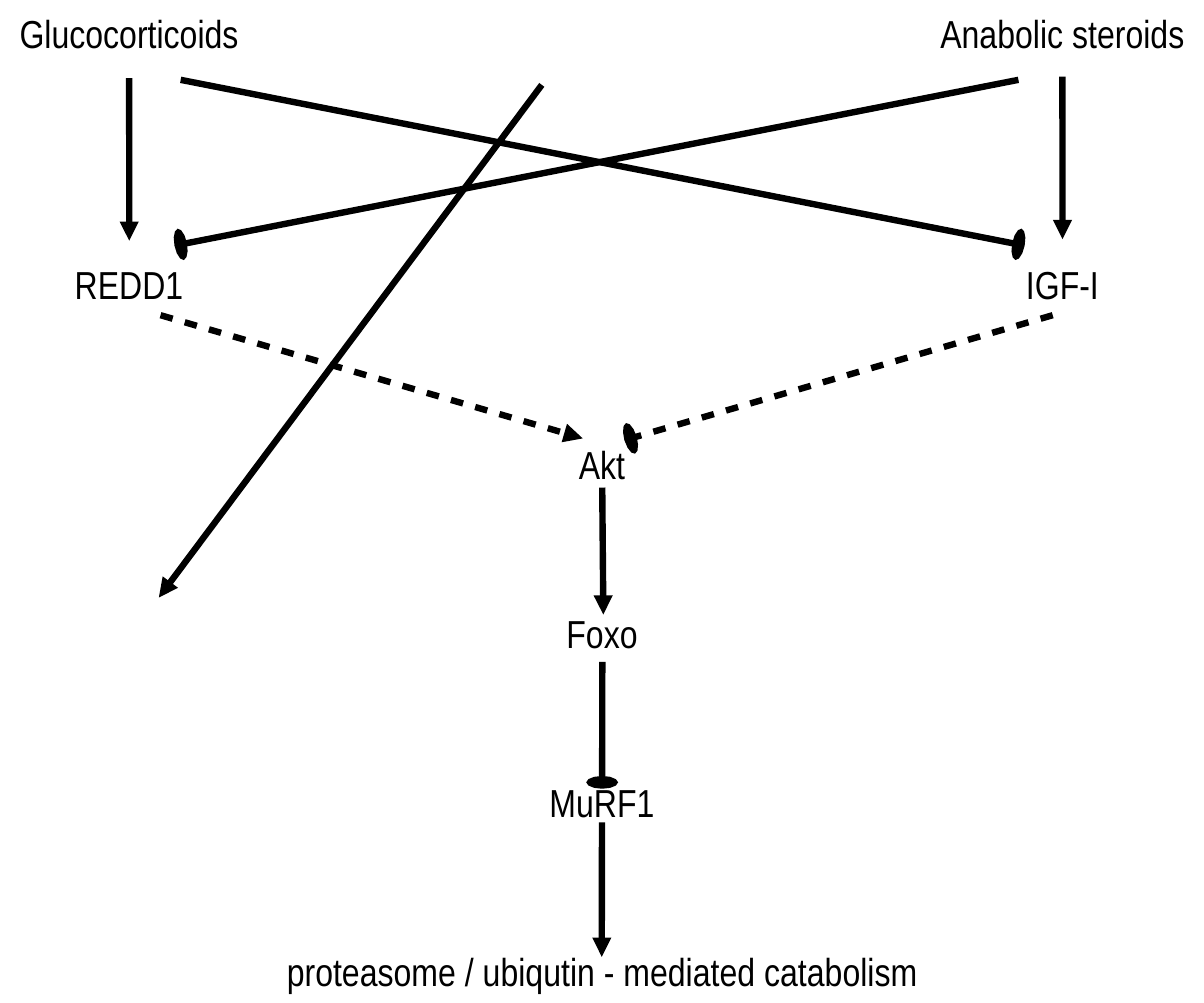
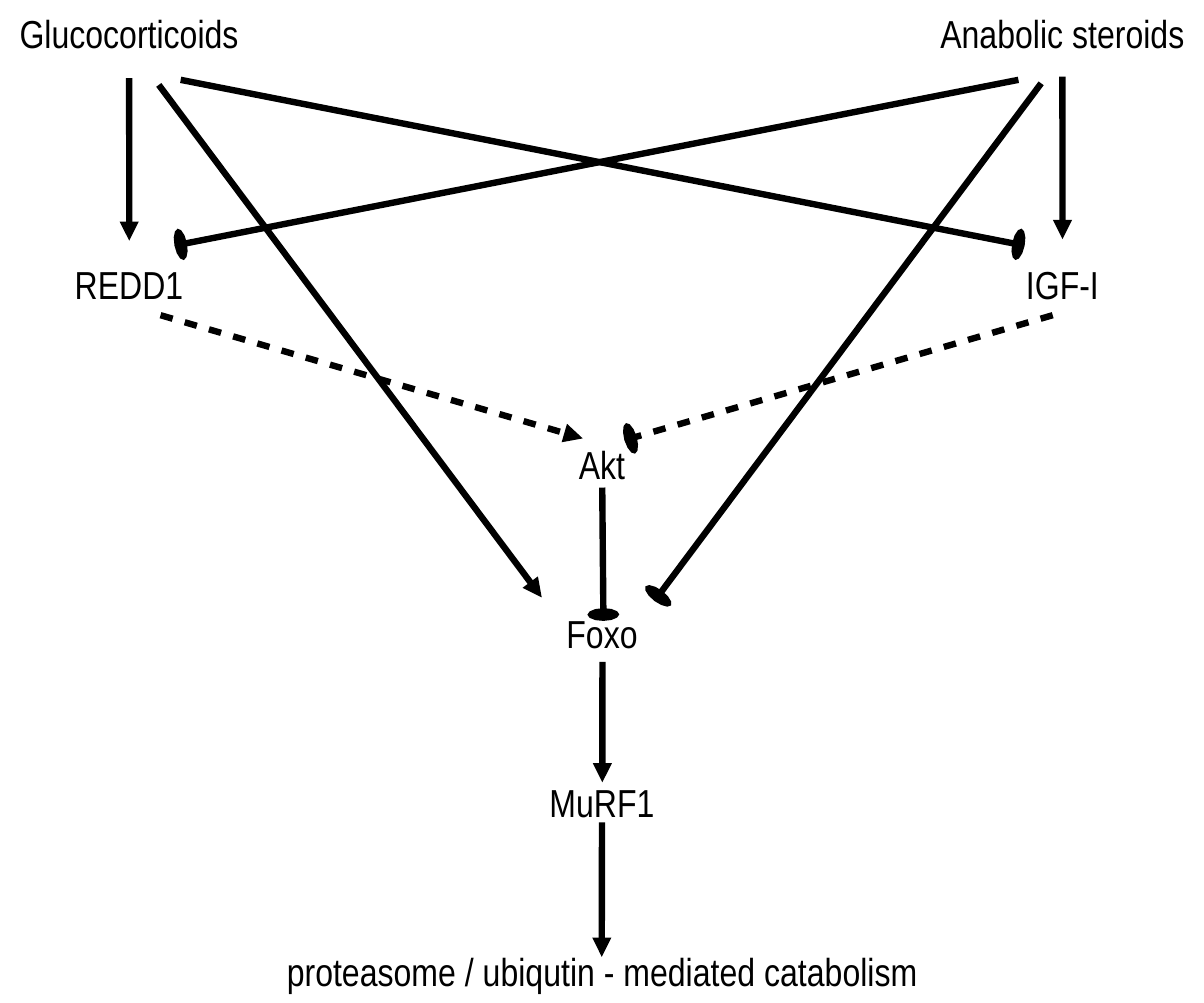
Before and after one commit to nvalexander/dissertation, a slide deck: slide 1 of artwork/conclusion.odp. Drawn at 1204x1003 pixels with LibreOffice and Linux fonts; fonts in the diff are those of the drawing. Boxes give left, top, right and bottom in pixels: in the first picture for what was removed or moved away, otherwise in the second. Text is boxed around its words. In the diff, an @@ line names an element or a change of style, - is before the commit and + after.

```diff
--- a/artwork/conclusion.odp
+++ b/artwork/conclusion.odp
@@ arrow moved from (542, 84) - (159, 598) to (159, 84) - (542, 598) @@
@@ arrow added from (1041, 84) to (658, 596), #000000 2.3 pt @@
@@ arrow (602, 488) - (604, 614): arrowheads changed @@
@@ arrow (602, 662) - (602, 783): arrowheads changed @@
```
Also in this commit, not shown: 4 other files.
